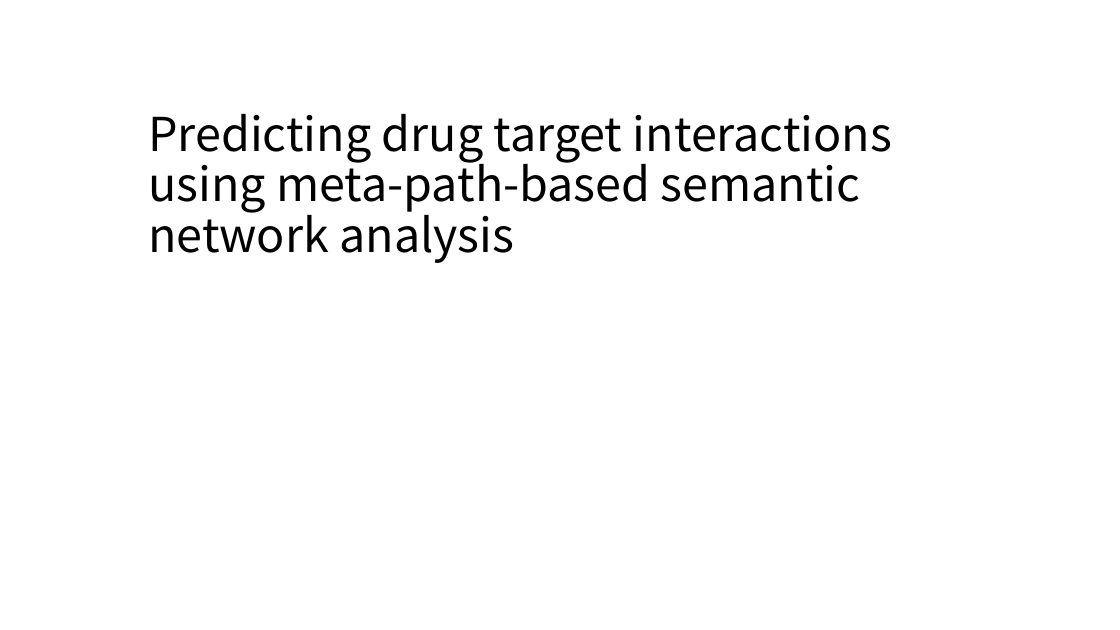
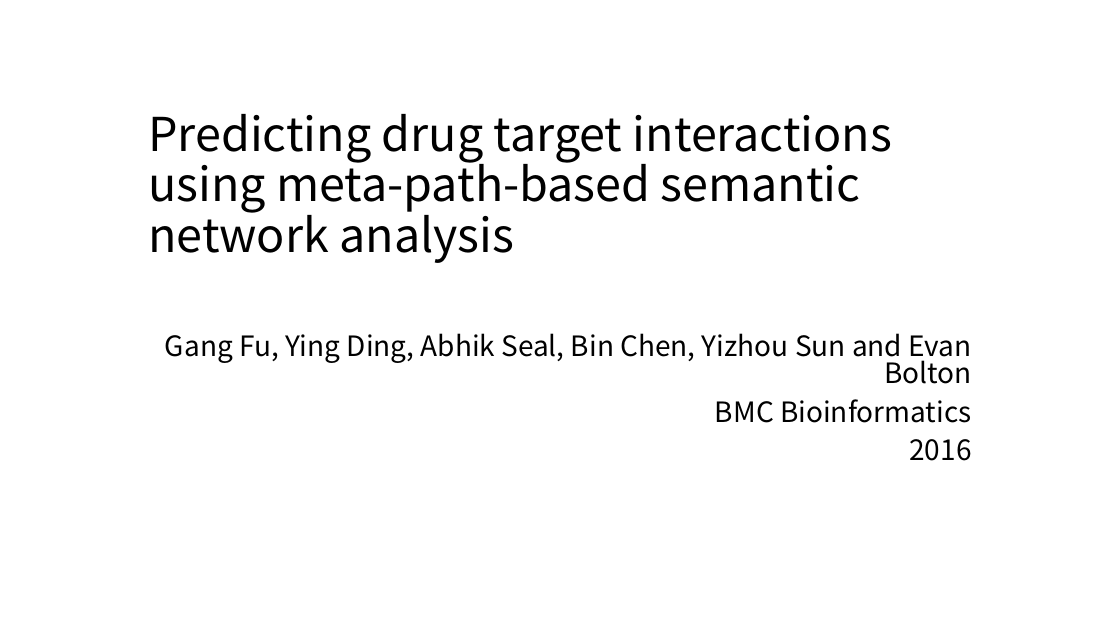
Before and after one commit to moklise/TIL, a slide deck: slide 1 of Review/BMCBioinfo_2016_Fu_predicting drug target using sementic network/Predicting drug target interactions using meta-path-based semantic network.pptx. Drawn at 1120x630 pixels with LibreOffice and Linux fonts; fonts in the diff are those of the drawing. Boxes give left, top, right and bottom in pixels: in the first picture for what was removed or moved away, otherwise in the second. Text is boxed around its words. In the diff, an @@ line names an element or a change of style, - is before the commit and + after.

Commit message:
[Publication Review] Predicting drug target using semantic...

```diff
--- a/Review/BMCBioinfo_2016_Fu_predicting drug target using sementic network/Predicting drug target interactions using meta-path-based semantic network.pptx
+++ b/Review/BMCBioinfo_2016_Fu_predicting drug target using sementic network/Predicting drug target interactions using meta-path-based semantic network.pptx
@@ subtitle added at box(165, 333, 972, 461), 24 pt, text #000000 @@
+Gang Fu, Ying Ding, Abhik Seal, Bin Chen, Yizhou Sun and Evan Bolton
+BMC Bioinformatics
+2016
```
Also in this commit, not shown: 20 slides added.
